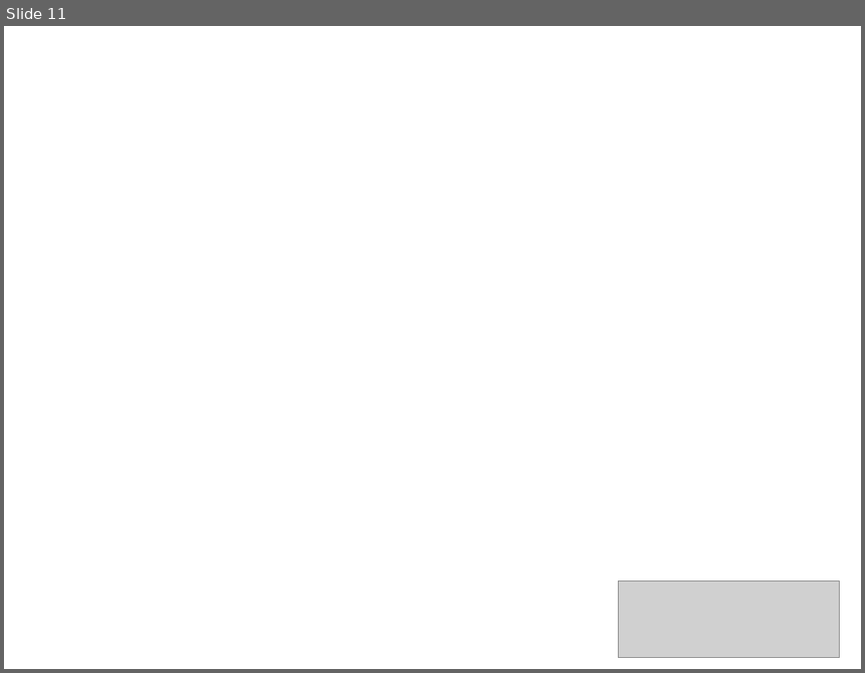
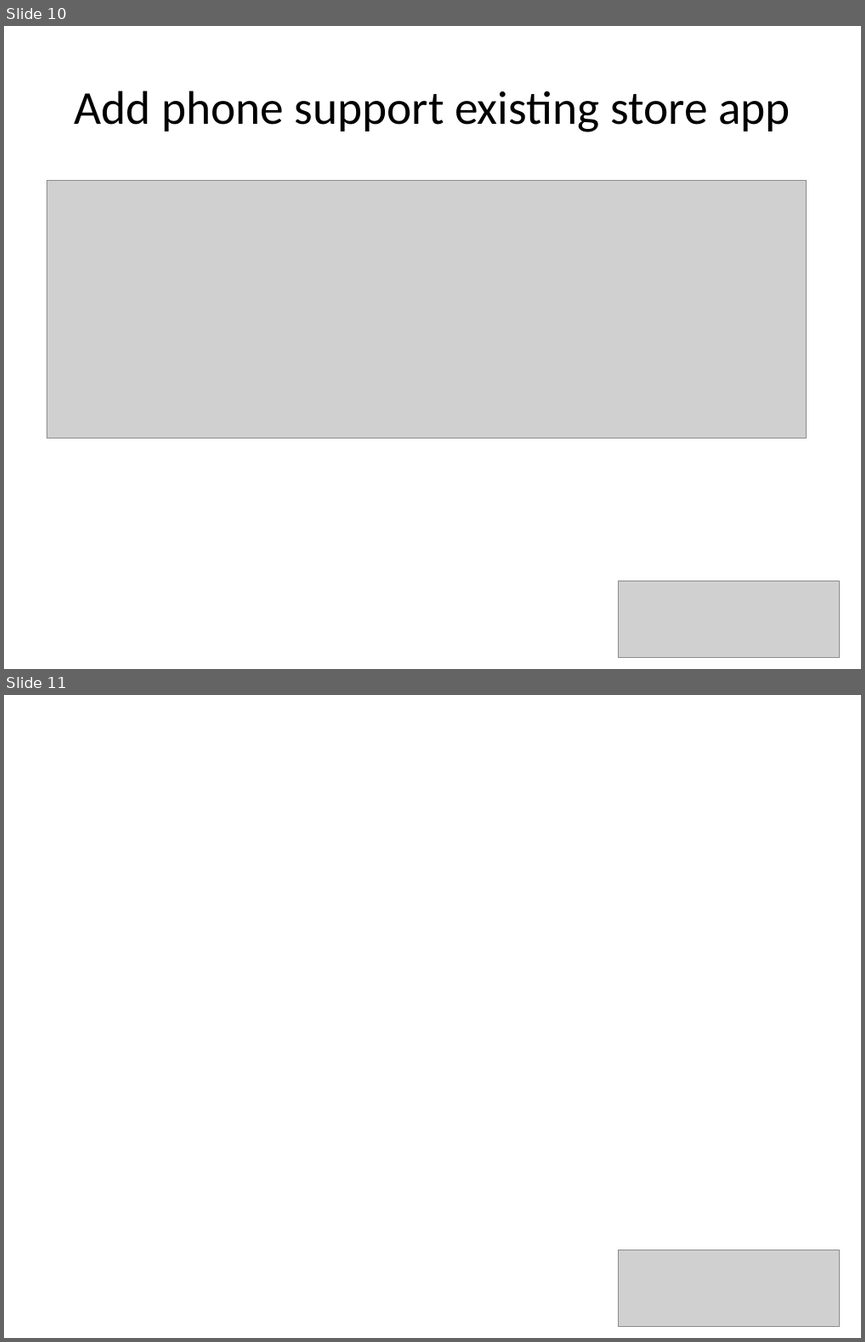
Before and after one commit to underhilld2/UniversalAppPortalClassLibraries, a slide deck: ReCon2014_UniversalAppPortalClassLibraries_Light.pptx. Shown one above the other, each under a label of ours: slide 11 before the commit, slides 10 and 11 after it. The pictures are 865x673 and 865x1342 pixels, drawn with LibreOffice and Linux fonts; fonts in the diff are those of the drawing; grey boxes stand for pictures. Boxes give left, top, right and bottom in pixels: in the first picture for what was removed or moved away, otherwise in the second. Text is boxed around its words. In the diff, an @@ line names an element or a change of style, - is before the commit and + after.

```diff
--- a/ReCon2014_UniversalAppPortalClassLibraries_Light.pptx
+++ b/ReCon2014_UniversalAppPortalClassLibraries_Light.pptx
@@ slide 10 added at (4,26,861,669), background #FFFFFF @@
@@ title added at (74,91,790,132), 39.6 pt, text #000000 @@
+Add phone support existing store app
@@ picture added at (46,180,806,437) @@
@@ picture added at (619,580,840,658) @@
```
Also in this commit, not shown: 1 slide removed, 23 other files.
